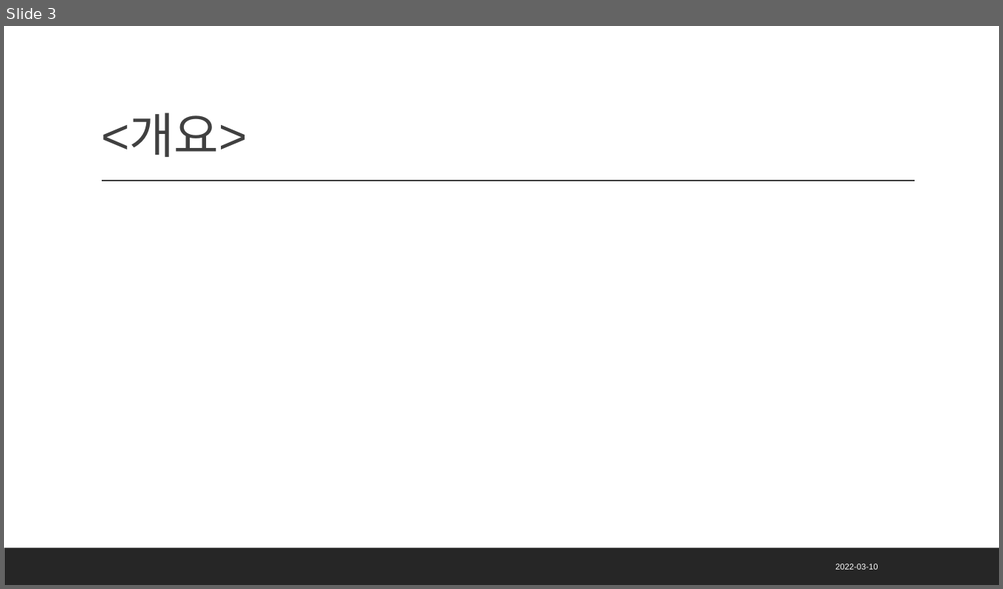
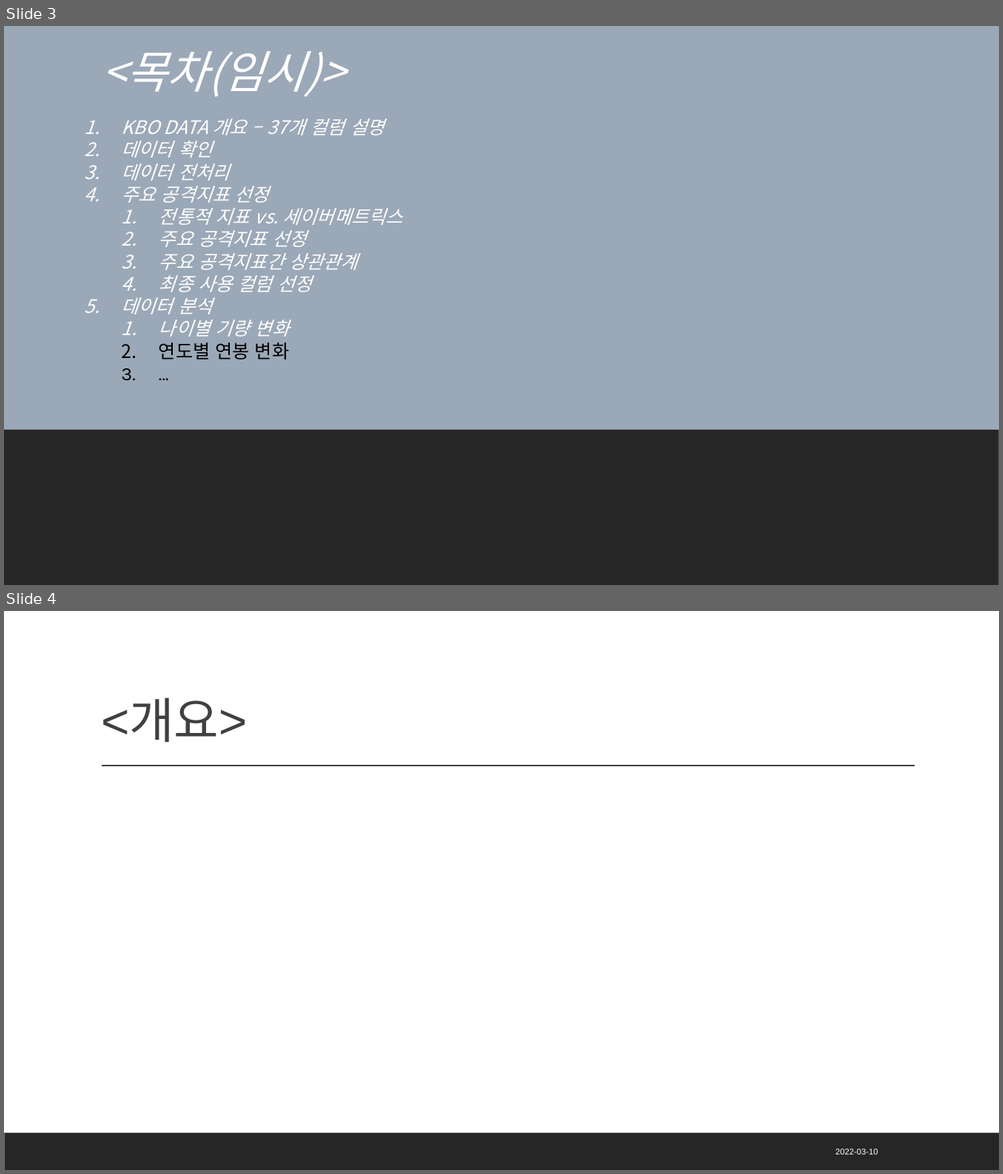
Before and after one commit to kkalkkkal/Datathon_KBO, a slide deck: 데이터톤 발표용(미완).pptx. Shown one above the other, each under a label of ours: slide 3 before the commit, slides 3 and 4 after it. The pictures are 1003x589 and 1003x1174 pixels, drawn with LibreOffice and Linux fonts; fonts in the diff are those of the drawing. Boxes give left, top, right and bottom in pixels: in the first picture for what was removed or moved away, otherwise in the second. Text is boxed around its words. In the diff, an @@ line names an element or a change of style, - is before the commit and + after.

```diff
--- a/데이터톤 발표용(미완).pptx
+++ b/데이터톤 발표용(미완).pptx
@@ slide 3 added at [4,26,999,585], background #FFFFFF; not listed: 1 template element that a slide beside it also shows @@
@@ rectangle added at [4,26,999,585], fill #9BA8B7 @@
@@ title added at [101,51,344,97], 43.2 pt, text #FFFFFF, italic @@
+<목차(임시)>
@@ text added at [121,118,402,360], 18 pt, text #FFFFFF, italic @@
+1. KBO DATA 개요 – 37개 컬럼 설명
+2. 데이터 확인
+3. 데이터 전처리
+4. 주요 공격지표 선정
+  1. 전통적 지표 vs. 세이버메트릭스
+  2. 주요 공격지표 선정
+  3. 주요 공격지표간 상관관계
+  4. 최종 사용 컬럼 선정
+5. 데이터 분석
+  1. 나이별 기량 변화
+  2. 연도별 연봉 변화
+  3. …
@@ rectangle added at [4,430,999,585], fill #262626 @@
@@ what was slide 3 is now slide 4 @@
```
Also in this commit, not shown: 1 slide changed, 1 other slide added, 1 slide removed.
